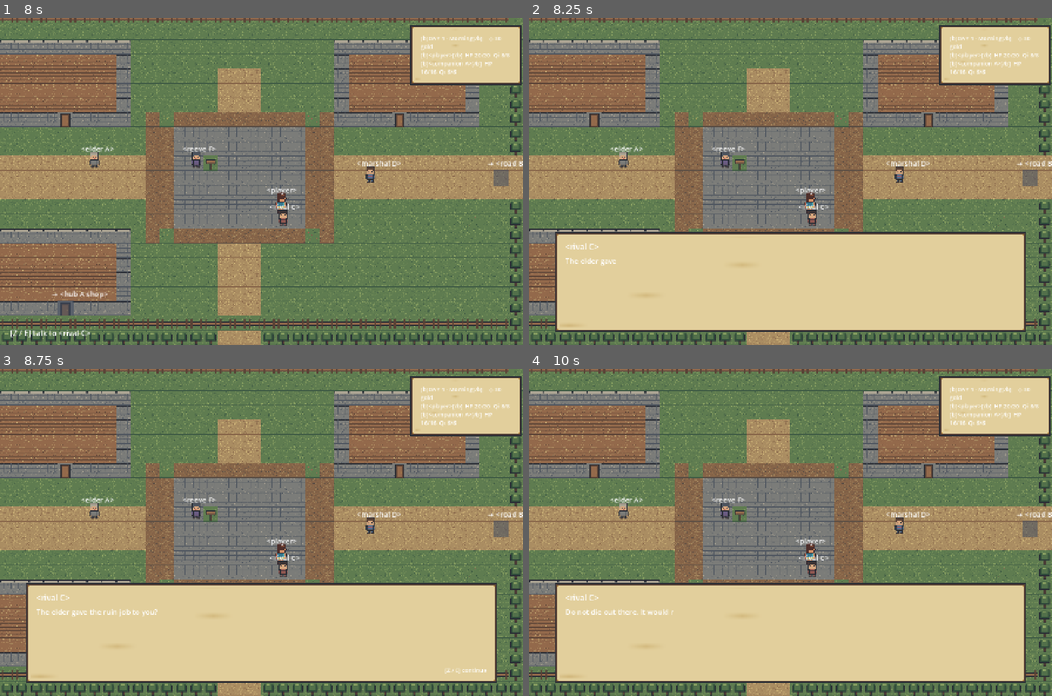
Above: before the commit, frames 1-4 (two rows, left to right).
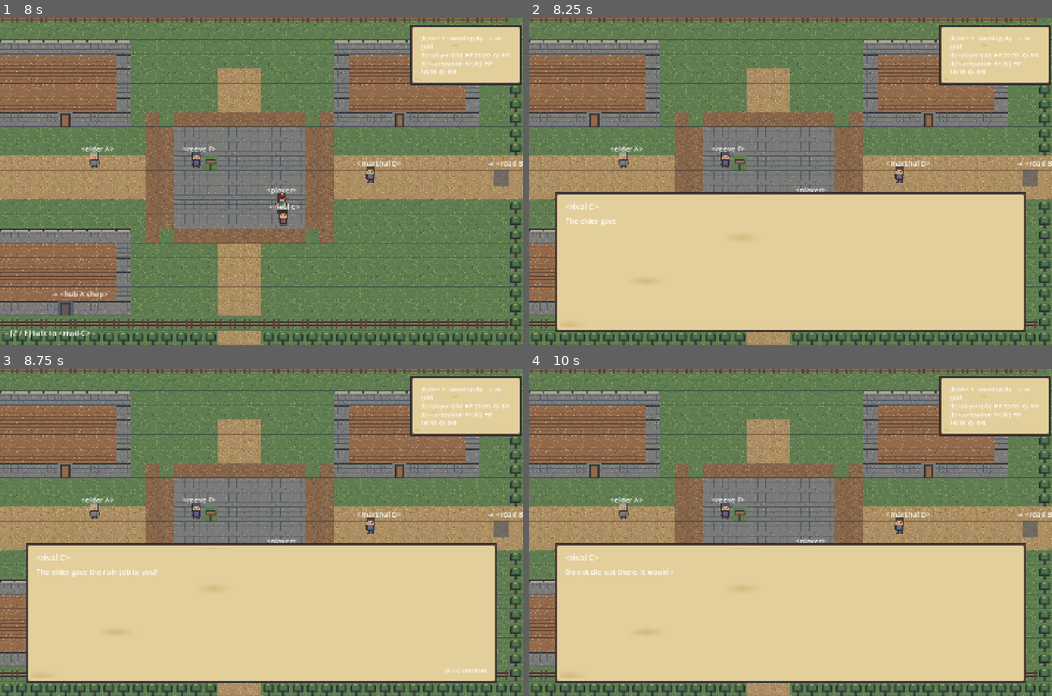
Above: after the commit, the same moments.

Repository: haowjy/living-rpg-game
Game: Godot game, scene res://game/app/main.tscn
The game is run twice, just before and just after one commit, with the same random seed, the same clock (stepped at 60 frames per second) and the same inputs.
Inputs (mouse positions are in pixels of both pictures, inside the frame that each line leads up to):
- Up to frame 1 (8 s): tap Enter at 0.5, 3.5, 5 s; move the mouse to (235, 246) at 0.52 s; hold W (move_up) 0.53-1.25 s; hold Z (interact) 0.53-1.25 s; click (235, 246) at 0.67 s; drag from (418, 230) to (235, 246) at 1.27 s; tap Space at 2, 4.25, 6.5 s; move the mouse to (104, 132) at 2.02 s; hold A (move_left) 2.03-2.75 s; hold Z (interact) 2.03-2.75 s; click (104, 132) at 2.17 s; drag from (287, 181) to (428, 178) at 2.77 s; move the mouse to (183, 99) at 3.52 s; hold S (move_down) 3.53-4.25 s; hold Z (interact) 3.53-4.25 s; click (183, 99) at 3.67 s; drag from (376, 165) to (235, 309) at 4.27 s; move the mouse to (156, 197) at 5.02 s; hold W (move_up) 5.03-5.75 s; hold Z (interact) 5.03-5.75 s; click (156, 197) at 5.17 s; drag from (313, 109) to (428, 178) at 5.77 s; move the mouse to (235, 246) at 6.52 s; hold D (move_right) 6.53-7.25 s; hold Z (interact) 6.53-7.25 s; click (235, 246) at 6.67 s; drag from (418, 230) to (502, 178) at 7.27 s
- Up to frame 2 (8.25 s): move the mouse to (633, 132) at 8.02 s; hold S (move_down) from 8.03 s (still down); hold Z (interact) from 8.03 s (still down); click (633, 132) at 8.17 s
- Up to frame 3 (8.75 s): keep holding S (move_down); keep holding Z (interact)
- Up to frame 4 (10 s): release S (move_down) at 8.75 s; release Z (interact) at 8.75 s; drag from (816, 532) to (1031, 529) at 8.77 s; move the mouse to (712, 450) at 9.52 s; hold W (move_up) from 9.53 s (still down); hold Z (interact) from 9.53 s (still down); click (712, 450) at 9.67 s

Frame 1 is identical in both runs. In frame 2, 12% of the frame differs, in the area x 5-95%, y 53-86%; in frame 3, 12%; in frame 4, 12%.

Commit message:
fix(flow): guard menu commits and finish focus polish

Diff:
--- a/godot/game/app/flow_screen.gd
+++ b/godot/game/app/flow_screen.gd
@@ -5,6 +5,8 @@
 signal selected(action: String)
 
 const PANEL_TEXTURE := preload("res://game/assets/generated/ui/panel.png")
+
+var _committed := false
 
 
 func setup(heading: String, lines: Array[String], actions: Array[Dictionary]) -> void:
@@ -39,7 +41,11 @@
 		var button := Button.new()
 		button.text = String(action.label)
 		var action_id := String(action.id)
-		button.pressed.connect(func() -> void: selected.emit(action_id))
+		button.pressed.connect(func() -> void:
+			if _committed:
+				return
+			_committed = true
+			selected.emit(action_id))
 		column.add_child(button)
 	if not actions.is_empty():
 		await get_tree().process_frame
--- a/godot/game/app/main.gd
+++ b/godot/game/app/main.gd
@@ -208,8 +208,8 @@
 		else:
 			_show_title())
 	game_over.setup("The party has fallen", ["The road grows quiet, but this need not be the final telling."], [
+		{"label": "Return to Title", "id": "title"},
 		{"label": "Retry from <hub A>", "id": "retry"},
-		{"label": "Return to Title", "id": "title"},
 	])
 	await _end_transition()
 
--- a/godot/game/ui/dialogue/dialogue_panel.gd
+++ b/godot/game/ui/dialogue/dialogue_panel.gd
@@ -18,13 +18,14 @@
 var _reveal_speed := FAST_REVEAL
 var _prompt: Dictionary = {}
 var _input_hints: InputHints
+var _choice_committed := false
 
 
 func _ready() -> void:
 	set_anchors_preset(Control.PRESET_BOTTOM_WIDE)
 	offset_left = 72
 	offset_right = -72
-	offset_top = -310
+	offset_top = -420
 	offset_bottom = -36
 	add_theme_stylebox_override("panel", FlowScreen.panel_style())
 	var column := VBoxContainer.new()
@@ -54,6 +55,7 @@
 
 func open(prompt: Dictionary) -> void:
 	_prompt = prompt
+	_choice_committed = false
 	_title.text = String(prompt.get("title", ""))
 	_lines = prompt.get("lines", [])
 	if _lines.is_empty():
@@ -120,7 +122,11 @@
 		button.text = String(choice.get("label", "..."))
 		var action := String(choice.get("action", "close"))
 		var args: Dictionary = choice.get("args", {})
-		button.pressed.connect(func() -> void: choice_made.emit(action, args))
+		button.pressed.connect(func() -> void:
+			if _choice_committed:
+				return
+			_choice_committed = true
+			choice_made.emit(action, args))
 		_choices.add_child(button)
 	_refresh_hint()
 	await get_tree().process_frame
--- a/godot/game/ui/transition.gd
+++ b/godot/game/ui/transition.gd
@@ -11,7 +11,7 @@
 	layer = 100
 	_veil = ColorRect.new()
 	_veil.color = Color(0.025, 0.03, 0.04, 0.0)
-	_veil.mouse_filter = Control.MOUSE_FILTER_STOP
+	_veil.mouse_filter = Control.MOUSE_FILTER_IGNORE
 	_veil.set_anchors_preset(Control.PRESET_FULL_RECT)
 	add_child(_veil)
 
